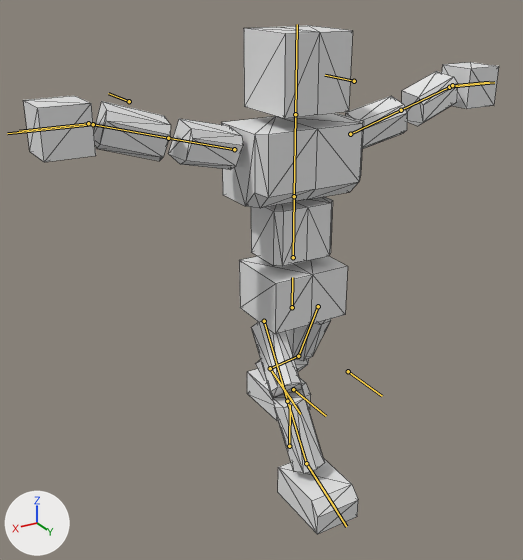
The glTF model BrowserGame/public/models/ToyQuest.glb as it was, and as the next commit left it.
Both versions are drawn from a 50 mm lens placed at (10.82, 16.26, 9.37), pointed at (1.02, -0.07, 1.21). Every picture has the same lights, and +X, +Y and +Z are marked at lower left. Both versions are drawn at frame 12 of the action '05_feet.run'; the numbers are the values there. The bones that bend it are drawn over the model as lines. Mesh edges are drawn as thin lines.

The first picture shows '立方体'.
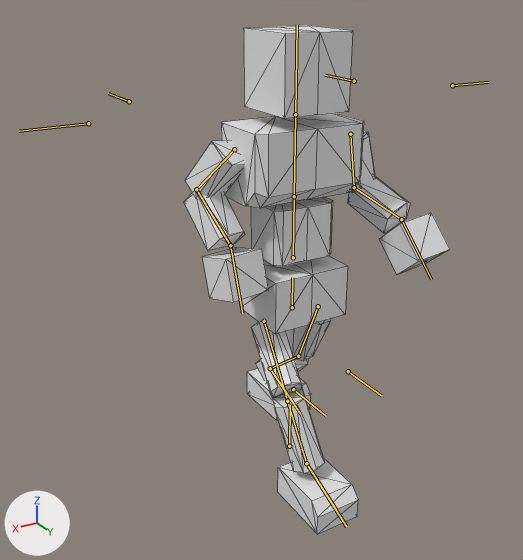
Where the change shows, as pixel boxes (x1, y1, x2, y2) in the pictures (523 x 560 px):
'立方体', posed (44% narrower): before (24, 25, 499, 534); after (184, 25, 450, 534)
bone 'upper arm.R', root to tip: before (350, 134) to (401, 110); after (350, 134) to (354, 187)
bone 'forearm.R', root to tip: before (401, 110) to (449, 87); after (354, 187) to (401, 219)
bone 'hand.R', root to tip: before (449, 87) to (494, 82); after (401, 219) to (431, 279)
bone 'upper arm.L', root to tip: before (234, 149) to (168, 138); after (234, 149) to (196, 189)
bone 'forearm.L', root to tip: before (168, 138) to (93, 124); after (196, 189) to (230, 245)
bone 'hand.L', root to tip: before (93, 124) to (7, 133); after (230, 245) to (242, 313)

What changed in the scene script:
```text
Change bone_upper_arm_r:
    where bone_upper_arm_r = bpy.data.objects['アーマチュア'].pose.bones['upper arm.R']  # child of 'chest'
    bone_upper_arm_r.rotation_quaternion: (0.985, -0.043, 0.096, -0.138) -> (0.813, 0.075, 0.06, 0.575)  # degrees (-7, 10, -17) -> degrees (11, 1, 71)
Change bone_forearm_r:
    where bone_forearm_r = bpy.data.objects['アーマチュア'].pose.bones['forearm.R']  # child of 'upper arm.R'
    bone_forearm_r.rotation_quaternion: (0.993, 0.116, 0.0, -0.002) -> (0.818, -0.575, 0.0, 0.012)  # degrees (13, 0, 0) -> degrees (-70, 1, 1)
Change bone_hand_r:
    where bone_hand_r = bpy.data.objects['アーマチュア'].pose.bones['hand.R']  # child of 'forearm.R'
    bone_hand_r.rotation_quaternion: (0.983, -0.071, -0.097, 0.14) -> (0.97, 0.215, -0.061, 0.092)  # degrees (-10, -10, 17) -> degrees (24, -9, 9)
Change bone_upper_arm_l:
    where bone_upper_arm_l = bpy.data.objects['アーマチュア'].pose.bones['upper arm.L']  # child of 'chest'
    bone_upper_arm_l.rotation_quaternion: (0.985, -0.043, -0.096, 0.138) -> (0.734, 0.159, -0.363, -0.551)  # degrees (-7, -10, 17) -> degrees (43, -21, -82)
Change bone_forearm_l:
    where bone_forearm_l = bpy.data.objects['アーマチュア'].pose.bones['forearm.L']  # child of 'upper arm.L'
    bone_forearm_l.rotation_quaternion: (0.993, 0.116, 0.0, 0.002) -> (0.752, -0.659, 0.0, -0.014)  # degrees (13, 0, 0) -> degrees (-82, -1, -1)
Change bone_hand_l:
    where bone_hand_l = bpy.data.objects['アーマチュア'].pose.bones['hand.L']  # child of 'forearm.L'
    bone_hand_l.rotation_quaternion: (0.983, -0.071, 0.097, -0.14) -> (0.964, 0.254, 0.08, -0.02)  # degrees (-10, 10, -17) -> degrees (30, 9, 0)
```
